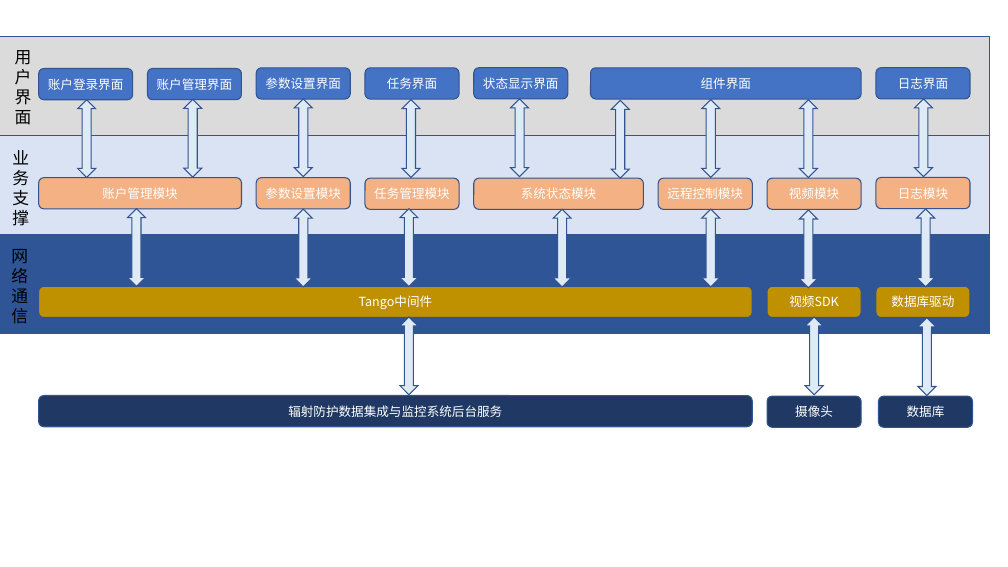
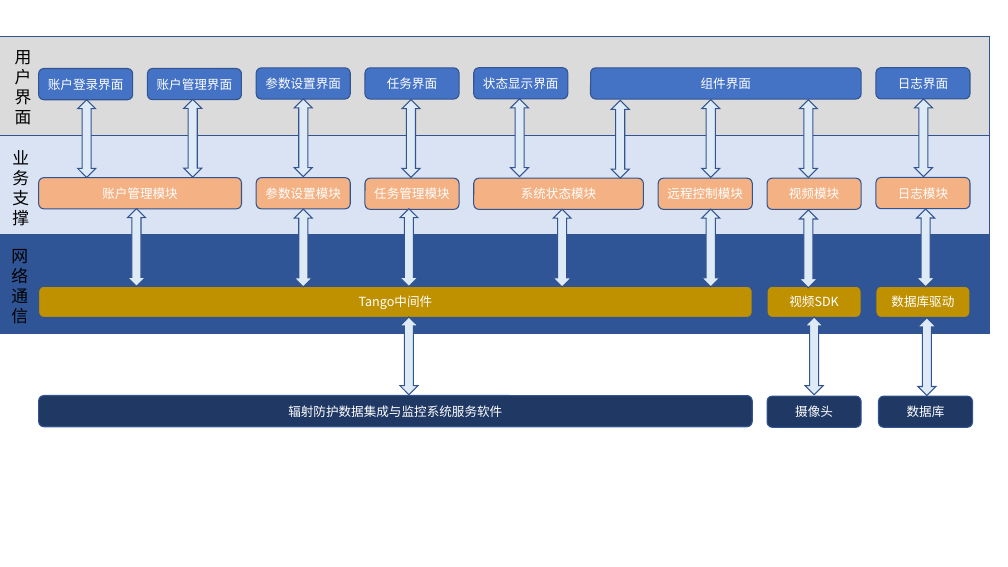
Before and after one commit to xiechongzhu/RadiationSystem, a slide deck: slide 1 of 项目文档/设计/Design.pptx. Drawn at 1008x567 pixels with LibreOffice and Linux fonts; fonts in the diff are those of the drawing. Boxes give left, top, right and bottom in pixels: in the first picture for what was removed or moved away, otherwise in the second. Text is boxed around its words. In the diff, an @@ line names an element or a change of style, - is before the commit and + after.

Commit message:
软件名称更改

```diff
--- a/项目文档/设计/Design.pptx
+++ b/项目文档/设计/Design.pptx
@@ text in rounded rectangle at (288,405,502,417): text changed @@
-辐射防护数据集成与监控系统后台服务
+辐射防护数据集成与监控系统服务软件
```
Also in this commit, not shown: 1 other slide changed, 33 other files.
